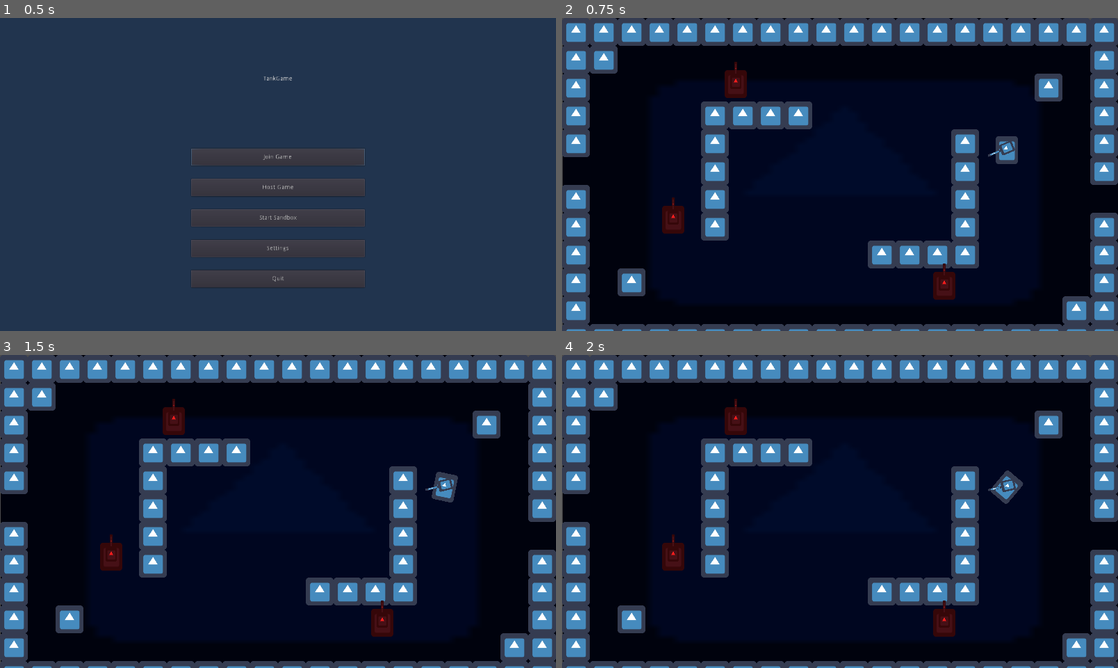
Above: before the commit, frames 1-4 (two rows, left to right).
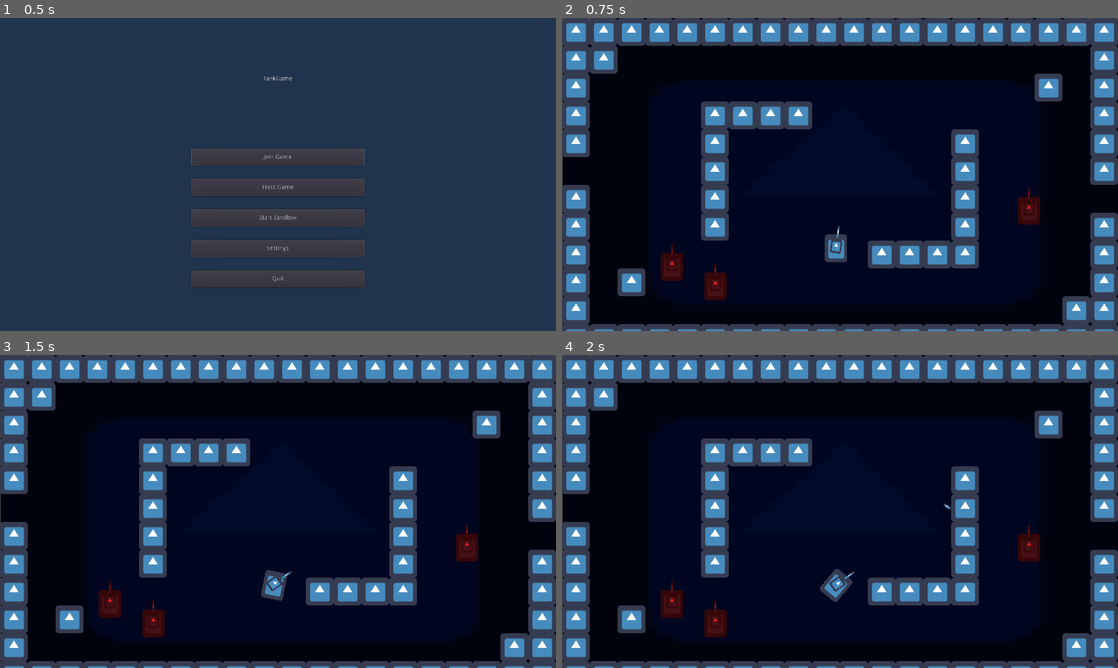
Above: after the commit, the same moments.

Repository: Stefan-Horst/TankGame
Game: Godot game, scene res://main.tscn
Two runs of this game, one before a commit and one after it. Both use one fixed random seed, a clock stepped at 60 frames per second and the inputs below. The engine's default icon, where the game draws it, is replaced by a stand-in: a white triangle on a blue panel in a dark square.
Inputs (mouse positions are in pixels of both pictures, inside the frame that each line leads up to):
- Up to frame 1 (0.5 s): no input
- Up to frame 2 (0.75 s): click "Start Sandbox" at 0.5 s
- Up to frame 3 (1.5 s): tap Enter at 1.25 s; move the mouse to (400, 495) at 1.27 s; hold Right (ui_right) from 1.28 s (still down)
- Up to frame 4 (2 s): keep holding Right (ui_right); tap Space (ui_select) at 1.52 s

Frame 1 is identical in both runs. In frame 2, 2.9% of the frame differs, in the area x 17-86%, y 14-91%; in frame 3, 2.9%; in frame 4, 2.9%.

Commit message:
Add player position synchronization at game pre-start

Diff:
--- a/entities/actor.gd
+++ b/entities/actor.gd
@@ -8,6 +8,8 @@
 # can be moved to npc if it will be the only class inheriting actor (excluding player)
 signal shoot_projectile(projectile, caller, location, direction)
 
+var id = -1
+var player_name = ""
 var speed = 200
 var angular_speed = 1
 var hp = 100
--- a/game/game.gd
+++ b/game/game.gd
@@ -27,14 +27,15 @@
 		emit_signal("menu_pause")
 
 
-func init_game(amount_players): #TODO add map param
+## called by both host and clients
+func init_game(players):
 	## reset values (from last game)
 	spawn_positions = []
 	enemies_alive = []
 	actors = []
 
 	## init amount actual enemies equals amount real other players
-	for i in amount_players - 1:
+	for i in Globals.current_player_amount - 1:
 		enemies_alive.append(enemies[i])
 
 	actors.append(player)
@@ -42,11 +43,19 @@
 
 	player.enemies = enemies_alive
 
+	## give player his own id and then enemies the other players' ids
+	actors[0].id = Globals.player_id
+	for i in Globals.current_player_amount - 1:
+		actors[i + 1].id = players[i]
+
 	## init list spawn_positions
 	var sp = map.get_node("SpawnPositions")
 	for i in sp.get_child_count():
 		spawn_positions.append(sp.get_child(i))
 
+
+## (as host) start new game from scratch
+func start_game(): #TODO add map param
 	## assign every tank a random spawn_position
 	var spawn_order = []
 	for i in range(0, actors.size()):
@@ -60,11 +69,31 @@
 		actors[i].visible = true
 
 
+## (as client) start game with existing players etc.
+func load_game(player_infos):
+	var enemy_iterator = 0
+	for p in player_infos:
+		if p == Globals.player_id:
+			player.position = player_infos.get(p)
+		else:
+			enemies[enemy_iterator].position = player_infos.get(p)
+			enemy_iterator += 1
+
+
 func end_game():
-	for i in actors.size():
-		actors[i].remove_from_game() # maybe only call for last survivor
+	for actor in actors:
+		actor.remove_from_game() # maybe only call for last survivor
 
 	emit_signal("game_ended")
+
+
+func get_player_infos():
+	var player_infos = {}
+
+	for actor in actors:
+		player_infos[actor.id] = actor.position
+
+	return player_infos
 
 
 func _on_shoot_projectile(Projectile, caller, location, direction):
--- a/main.gd
+++ b/main.gd
@@ -23,6 +23,7 @@
 	client.connect("player_disconnected", self, "_server_disconnected")
 	client.connect("set_remote_players", self, "_set_remote_players")
 	client.connect("set_lobby_name", self, "_set_lobby_name")
+	client.connect("prepare_game", self, "_prepare_game")
 
 
 func _on_MainMenu_start_game():
@@ -93,6 +94,13 @@
 			menu_lobby.set_next_player(player, player, "Guest")
 
 
+## only on clients
+func _prepare_game(player_infos):
+	game.init_game(client.players)
+	game.load_game(player_infos)
+	print("Game loaded with players: " + String(game.get_player_infos()))
+
+
 func _on_GameLobby_lobby_exited():
 	Globals.current_player_amount = 1
 	if Globals.is_host:
@@ -104,7 +112,9 @@
 
 
 func _on_GameLobby_host_start_game():
-	pass #TODO start game
+	game.init_game(server.players)
+	game.start_game()
+	server.start_game(game.get_player_infos())
 
 
 func _on_Pause_quit_game():
--- a/scripts/multiplayer/client.gd
+++ b/scripts/multiplayer/client.gd
@@ -6,6 +6,7 @@
 signal disconnected_by_server()
 signal set_lobby_name(lobby_name)
 signal set_remote_players(players)
+signal prepare_game()
 
 
 func _ready():
@@ -58,3 +59,8 @@
 
 remote func set_remote_players(players):
 	emit_signal("set_remote_players", players)
+
+
+remote func prepare_game(player_infos):
+	assert(player_infos.size() == Globals.current_player_amount)
+	emit_signal("prepare_game", player_infos)
--- a/scripts/multiplayer/server.gd
+++ b/scripts/multiplayer/server.gd
@@ -36,6 +36,11 @@
 	players = []
 
 
+func start_game(players):
+	rpc("prepare_game", players)
+	print("Make clients prepare game with player positions: " + String(players))
+
+
 func _synchronize_lobby(id):
 	if id == 1:
 		return
